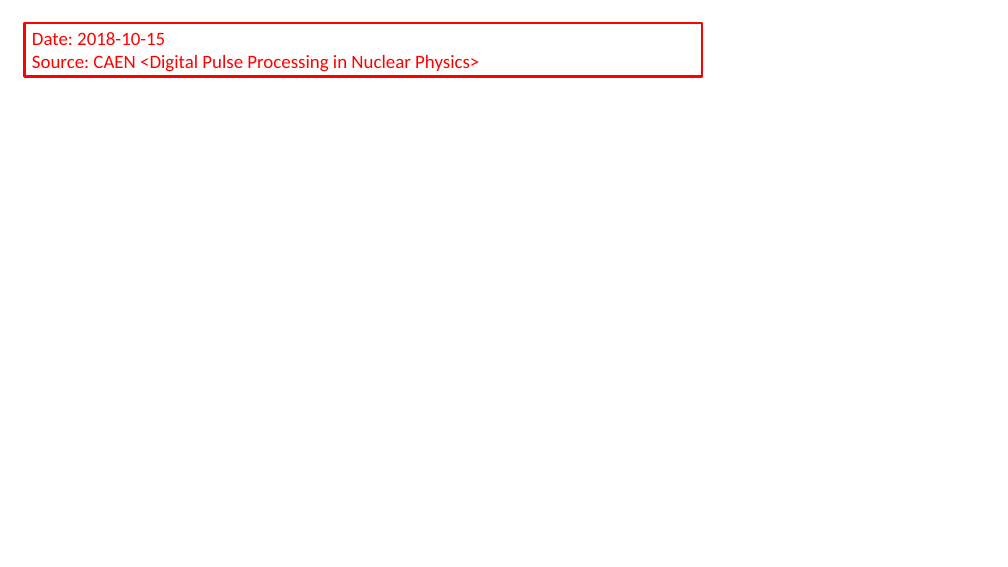
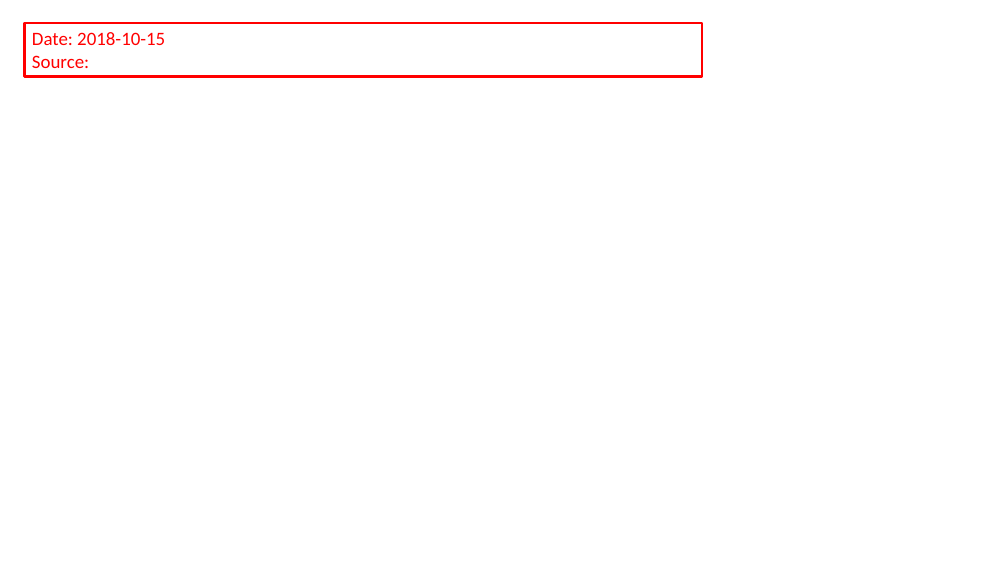
Before and after one commit to gfh16/StudyNotes, a slide deck: slide 4 of 01BacsiConceptsInNuclearPhysics.pptx (slide 2 before the commit). Drawn at 1008x567 pixels with LibreOffice and Linux fonts; fonts in the diff are those of the drawing. Boxes give left, top, right and bottom in pixels: in the first picture for what was removed or moved away, otherwise in the second. Text is boxed around its words. In the diff, an @@ line names an element or a change of style, - is before the commit and + after.

```diff
--- a/01BacsiConceptsInNuclearPhysics.pptx
+++ b/01BacsiConceptsInNuclearPhysics.pptx
@@ text in rectangle at (x1=32, y1=55, x2=89, y2=68): text changed @@
-Source: CAEN <Digital Pulse Processing in Nuclear Physics>
+Source:
```
Also in this commit, not shown: 1 slide added, 1 slide removed.
